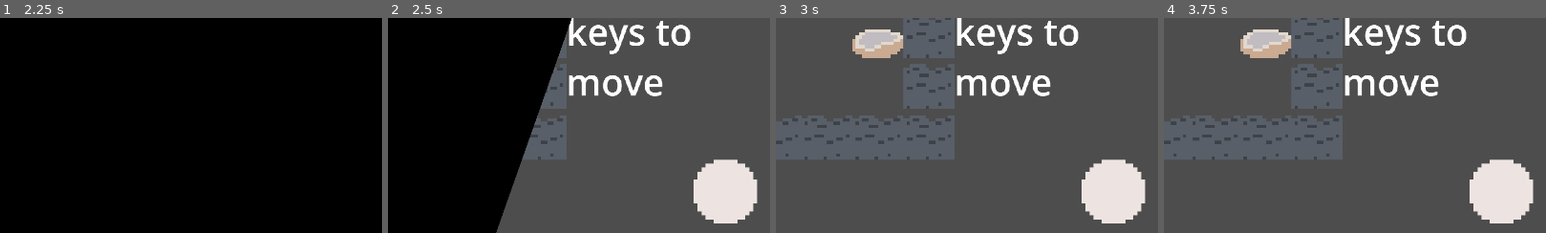
Above: before the commit, frames 1-4 (left to right).
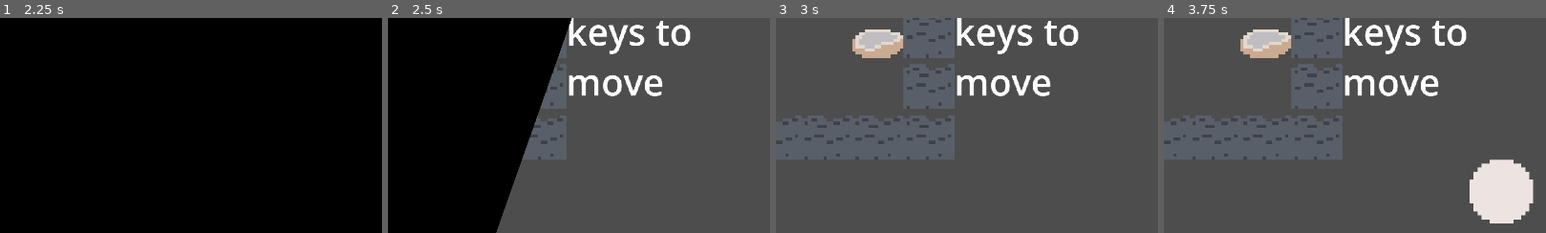
Above: after the commit, the same moments.

Repository: Just-a-Bee/Chrono-Cat
Game: Godot game, scene res://ui/title/title.tscn
The game is run twice, just before and just after one commit, with the same random seed, the same clock (stepped at 60 frames per second) and the same inputs. The engine's default icon, where the game draws it, is replaced by a stand-in: a white triangle on a blue panel in a dark square.
Inputs:
- Up to frame 1 (2.25 s): click "Play" at 0.5 s; tap Enter (ui_accept) at 1.25, 1.52, 1.55, 1.82, 2.1 s; hold D (right) 1.28-2.03 s; hold X (rewind) 1.28-2.03 s; hold S (down) from 2.03 s (still down)
- Up to frame 2 (2.5 s): keep holding S (down); tap Enter (ui_accept) at 2.27 s; tap X (rewind) at 2.3 s
- Up to frame 3 (3 s): tap Enter (ui_accept) at 2.57 s; release S (down) at 2.78 s; hold D (right) from 2.78 s (still down); hold X (rewind) from 2.78 s (still down)
- Up to frame 4 (3.75 s): tap Enter (ui_accept) at 3.05, 3.5 s; release D (right) at 3.53 s; release X (rewind) at 3.53 s; hold W (up) from 3.53 s (still down); tap Z (undo) at 3.6 s
The pictures show only the part of the screen within x 50-100%, y 50-100%; the shares and areas given below are measured in that part.

Frame 1 is identical in both runs. In frame 2, 4.1% of the frame differs, in the area x 80-97%, y 65-96%; in frame 3, 4.1%; in frame 4, nothing differs.

Commit message:
Rewind bar doesn't show until a clock has been collected for the first time

Diff:
--- a/main.gd
+++ b/main.gd
@@ -66,7 +66,8 @@
 	await $Transitioner.animation_finished
 	#change the state
 	$RewindBar.value = 0
-	$RewindBar.show()
+	if Progress.rewind_unlocked:
+		$RewindBar.show()
 	remove_child(level_select)
 	level_node = level.instantiate()
 	add_child(level_node)
@@ -104,4 +105,11 @@
 	do_input = true
 
 func _on_rewind_uses_changed(new_rewinds):
+	if not Progress.rewind_unlocked:
+		unlock_rewind()
 	$RewindBar.value = new_rewinds
+
+# function to show unlocking animation for rewind ability
+func unlock_rewind():
+	$RewindBar.show()
+	Progress.rewind_unlocked = true
--- /dev/null
+++ b/progress.gd
@@ -0,0 +1,3 @@
+extends Node
+
+var rewind_unlocked:bool = false
--- a/project.godot
+++ b/project.godot
@@ -14,6 +14,10 @@
 run/main_scene="res://ui/title/title.tscn"
 config/features=PackedStringArray("4.1", "Forward Plus")
 config/icon="res://assets/actors/icon.svg"
+
+[autoload]
+
+Progress="*res://progress.gd"
 
 [display]
 
Not shown, changed: todo.txt
